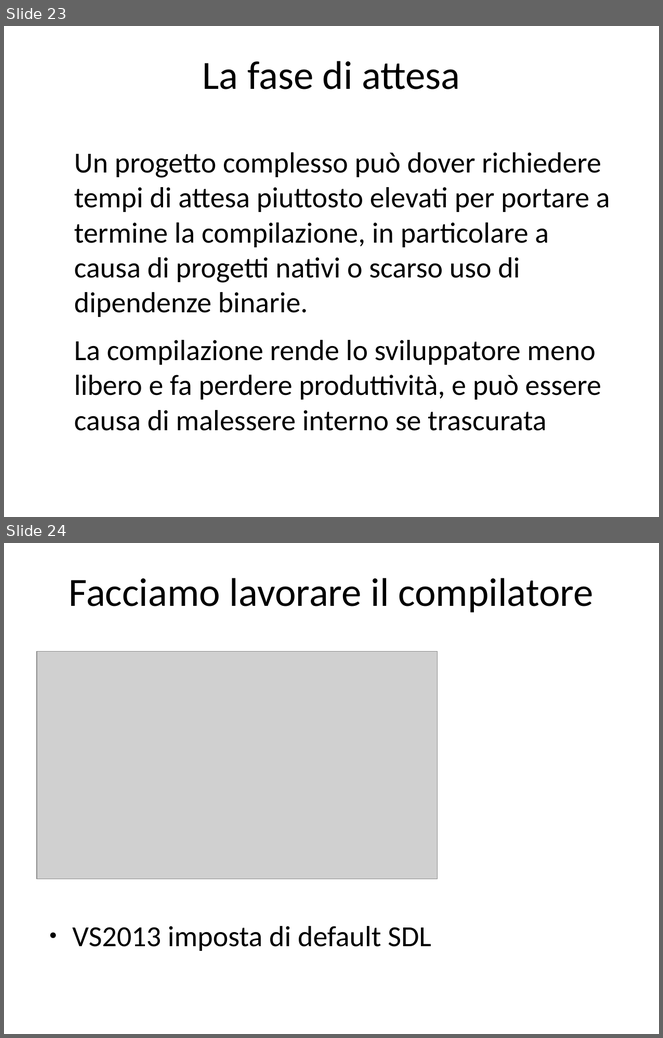
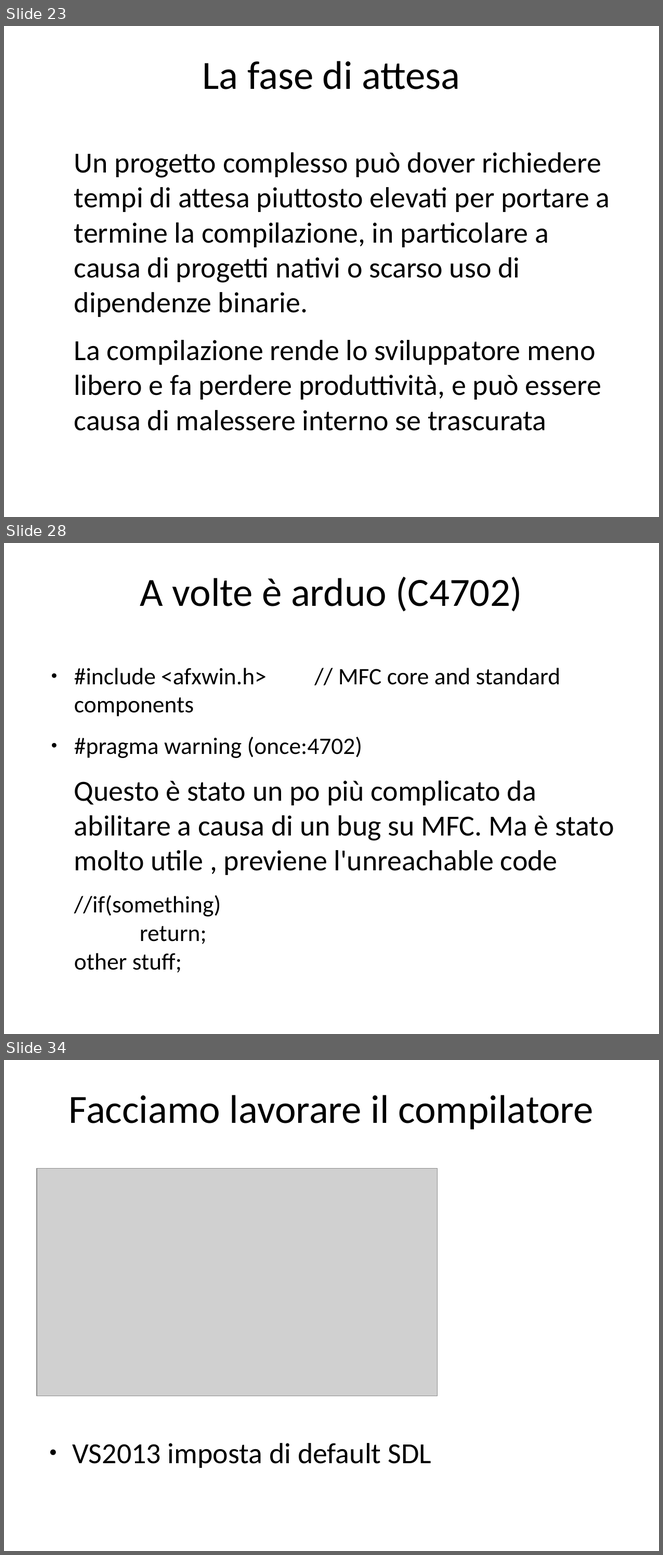
Before and after one commit to rramirez-tec-mx/Repo, a slide deck: La salute del software.odp. Shown one above the other, each under a label of ours: slides 23 and 24 before the commit, slides 23, 28 and 34 after it; the slides between them are not shown. The pictures are 663x1038 and 663x1555 pixels, drawn with LibreOffice and Linux fonts; fonts in the diff are those of the drawing; grey boxes stand for pictures. Boxes give left, top, right and bottom in pixels: in the first picture for what was removed or moved away, otherwise in the second. Text is boxed around its words. In the diff, an @@ line names an element or a change of style, - is before the commit and + after.

```diff
--- a/La salute del software.odp
+++ b/La salute del software.odp
@@ slide 28 added at [4,543,659,1034], background #FFFFFF @@
@@ title added at [140,577,523,612], 44 pt, text #000000 @@
+A volte è arduo (C4702)
@@ text added at [74,668,614,973], 26 pt, text #000000 @@
+● #include <afxwin.h> // MFC core and standard components
+● #pragma warning (once:4702)
+Questo è stato un po più complicato da abilitare a causa di un bug su MFC. Ma è stato molto utile , previene l'unreachable code
+//if(something)
+return;
+other stuff;
@@ what was slide 24 is now slide 34 @@
```
Also in this commit, not shown: 9 other slides added, 5 other files.
